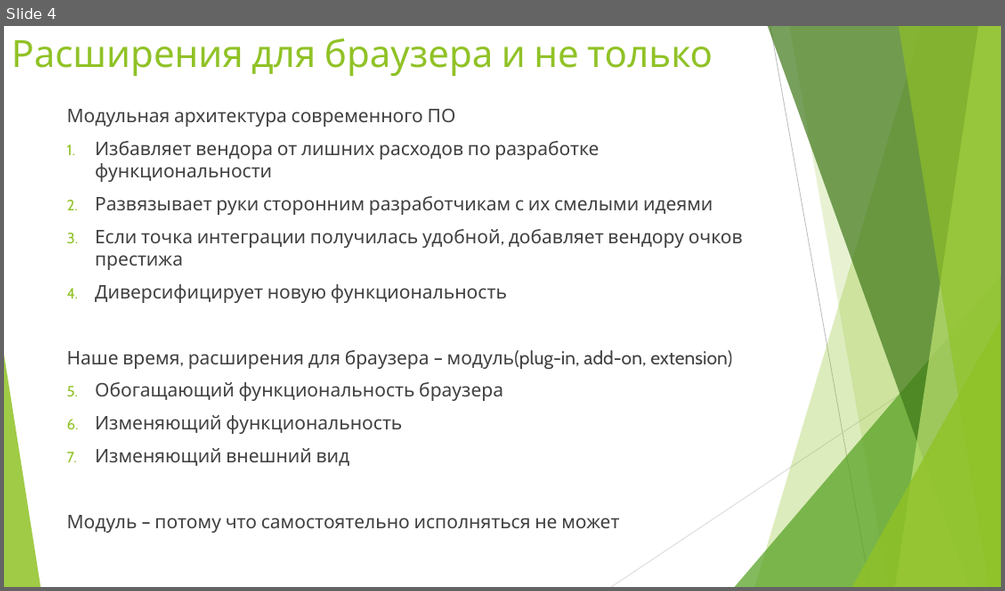
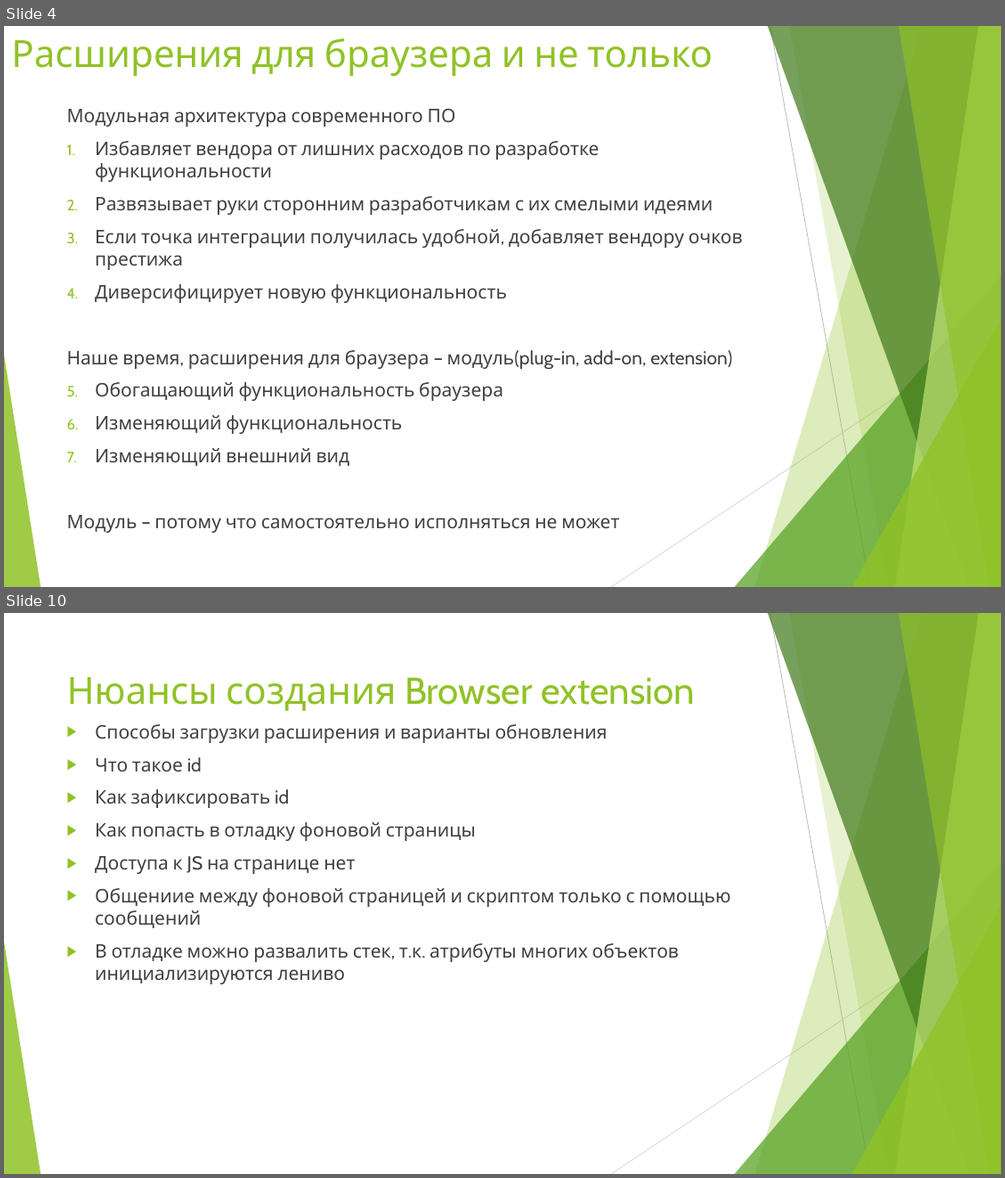
Before and after one commit to croacker/croc-extension-report, a slide deck: report/Presentation.pptx. Shown one above the other, each under a label of ours: slide 4 before the commit, slides 4 and 10 after it; the slides between them are not shown. The pictures are 1005x591 and 1005x1178 pixels, drawn with LibreOffice and Linux fonts; fonts in the diff are those of the drawing. Boxes give left, top, right and bottom in pixels: in the first picture for what was removed or moved away, otherwise in the second. Text is boxed around its words. In the diff, an @@ line names an element or a change of style, - is before the commit and + after.

```diff
--- a/report/Presentation.pptx
+++ b/report/Presentation.pptx
@@ slide 10 added at (4, 613, 1001, 1174), background #FFFFFF; not listed: 10 template elements that a slide beside it also shows @@
@@ title added at (67, 677, 695, 711), 36 pt, text #90C226 @@
+Нюансы создания Browser extension
@@ text added at (95, 724, 730, 984), 18 pt, text #404040 @@
+▶ Способы загрузки расширения и варианты обновления
+▶ Что такое id
+▶ Как зафиксировать id
+▶ Как попасть в отладку фоновой страницы
+▶ Доступа к JS на странице нет
+▶ Общениие между фоновой страницей и скриптом только с помощью сообщений
+▶ В отладке можно развалить стек, т.к. атрибуты многих объектов инициализируются лениво
```
Also in this commit, not shown: 1 slide changed, 9 other slides added.
